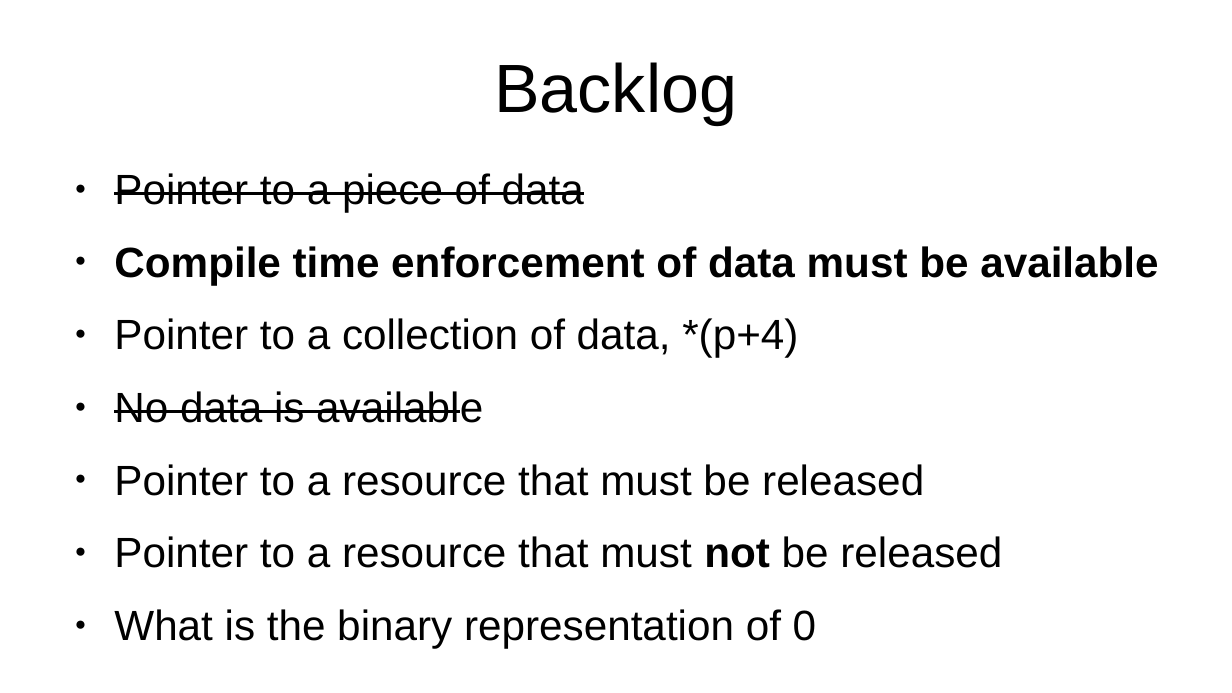
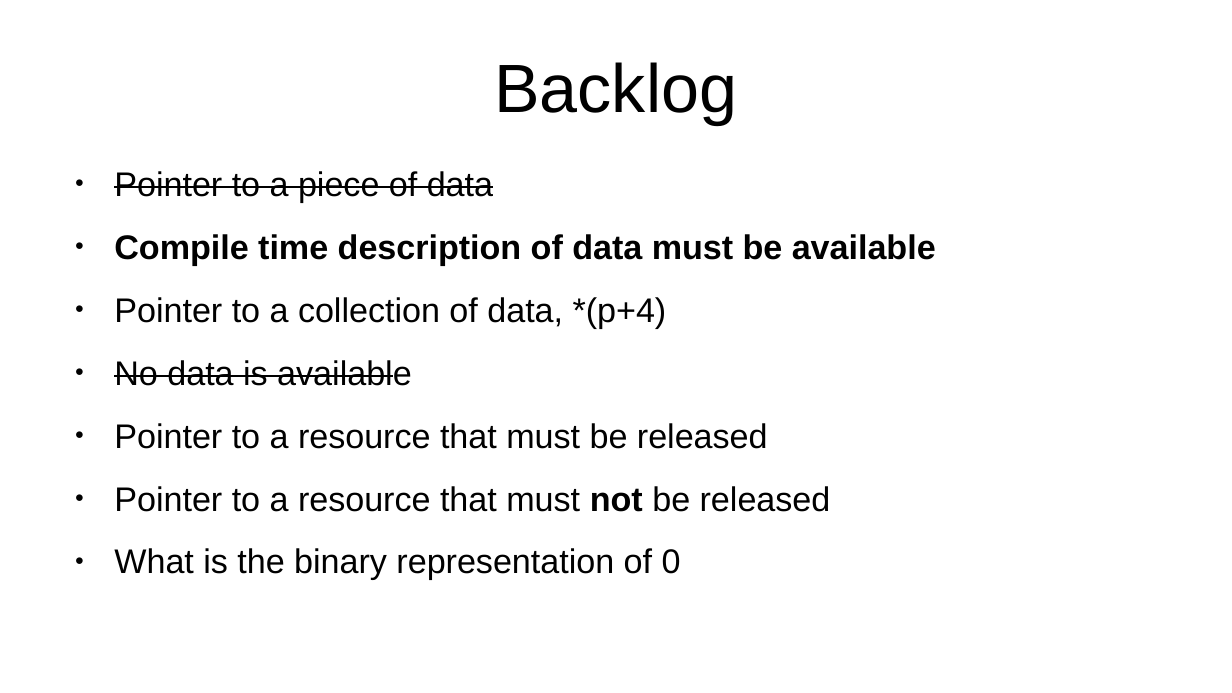
Before and after one commit to marcpawl/nullptr, a slide deck: slide 21 of slideshow.odp (slide 18 before the commit). Drawn at 1232x693 pixels with LibreOffice and Linux fonts; fonts in the diff are those of the drawing. Boxes give left, top, right and bottom in pixels: in the first picture for what was removed or moved away, otherwise in the second. Text is boxed around its words. In the diff, an @@ line names an element or a change of style, - is before the commit and + after.

```diff
--- a/slideshow.odp
+++ b/slideshow.odp
@@ text at <box>114,171,831,580</box>: size 27.2 to 22 pt in "Pointer to a piece of data", "Pointer to a collection of data, *(p+4)", "No data is available", "Pointer to a resource that must be ..." and 2 more places @@
@@ text at <box>114,234,936,265</box>: text changed; size 27.2 to 22 pt @@
-● Compile time enforcement of data must be available
+● Compile time description of data must be available
```
Also in this commit, not shown: 19 other slides changed, 7 slides added, 1 other file.
